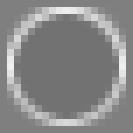
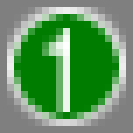
Comparing the layer stacks of the two 133×133 images. Changes:
showed "Text Layer" over [42, 28, 70, 112]
added layer "New Layer#9" above "New Layer#1" over [14, 14, 119, 119]
